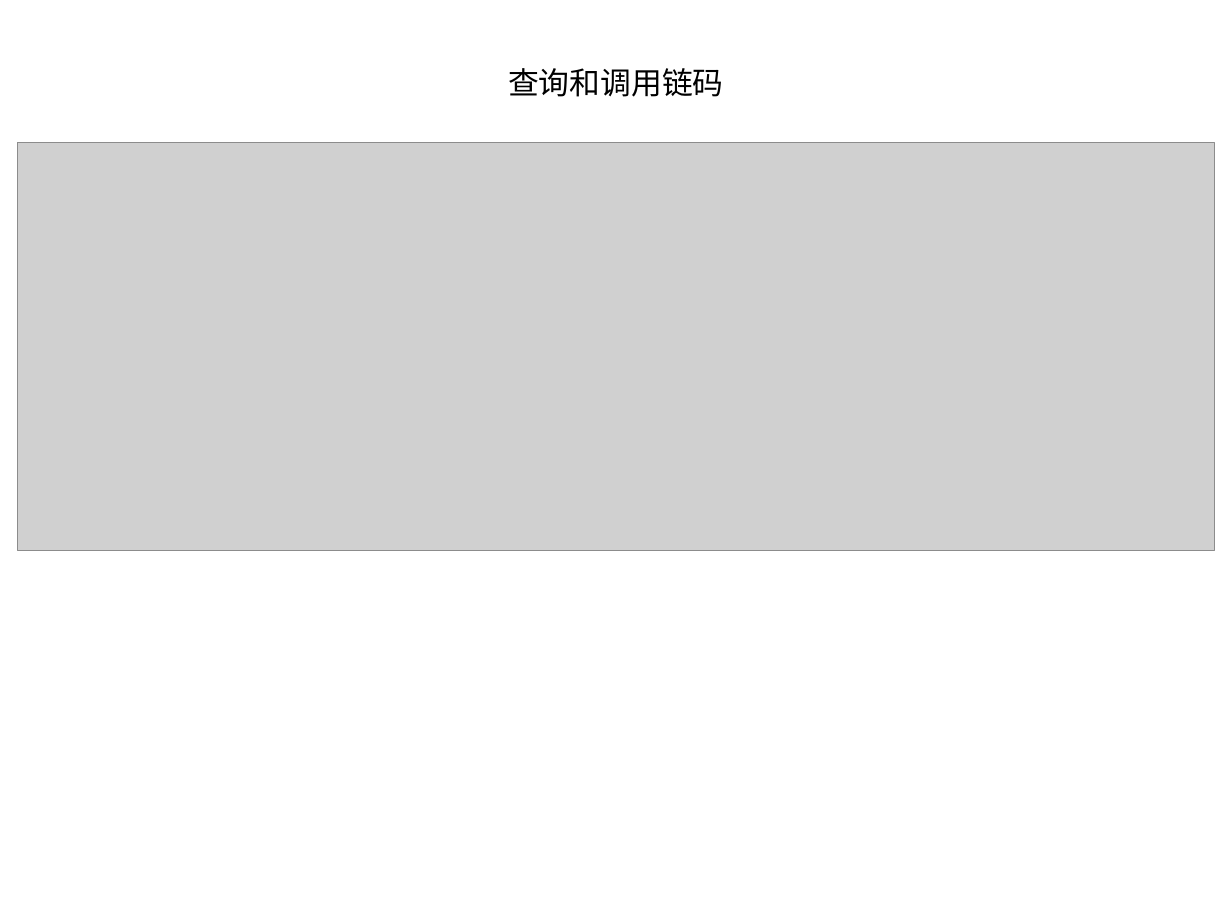
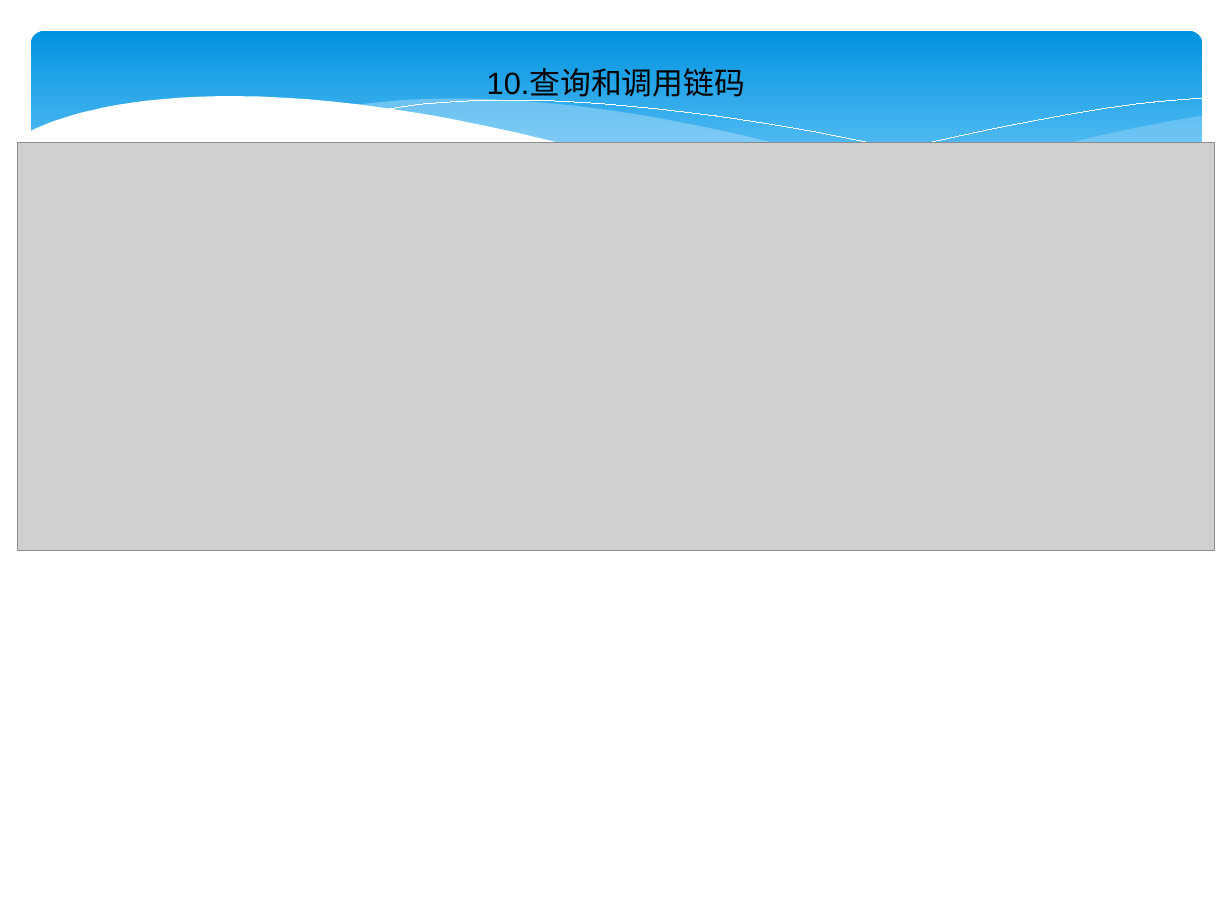
Before and after one commit to 382303784/hyperledger-fabric, a slide deck: slide 20 of fabric.ppt (slide 19 before the commit). Drawn at 1232x924 pixels with LibreOffice and Linux fonts; fonts in the diff are those of the drawing; grey boxes stand for pictures. Boxes give left, top, right and bottom in pixels: in the first picture for what was removed or moved away, otherwise in the second. Text is boxed around its words. In the diff, an @@ line names an element or a change of style, - is before the commit and + after.

```diff
--- a/fabric.ppt
+++ b/fabric.ppt
@@ rounded rectangle added at <box>31,31,1202,223</box>, fill gradient #0293E0 to #83D3FE @@
@@ text at <box>487,70,745,100</box>: text changed @@
-查询和调用链码
+10.查询和调用链码
@@ group added at <box>28,96,1204,276</box>: 5 freeform shapes @@
```
Also in this commit, not shown: 19 other slides changed, 4 slides added, 1 slide removed, 1 other file.
